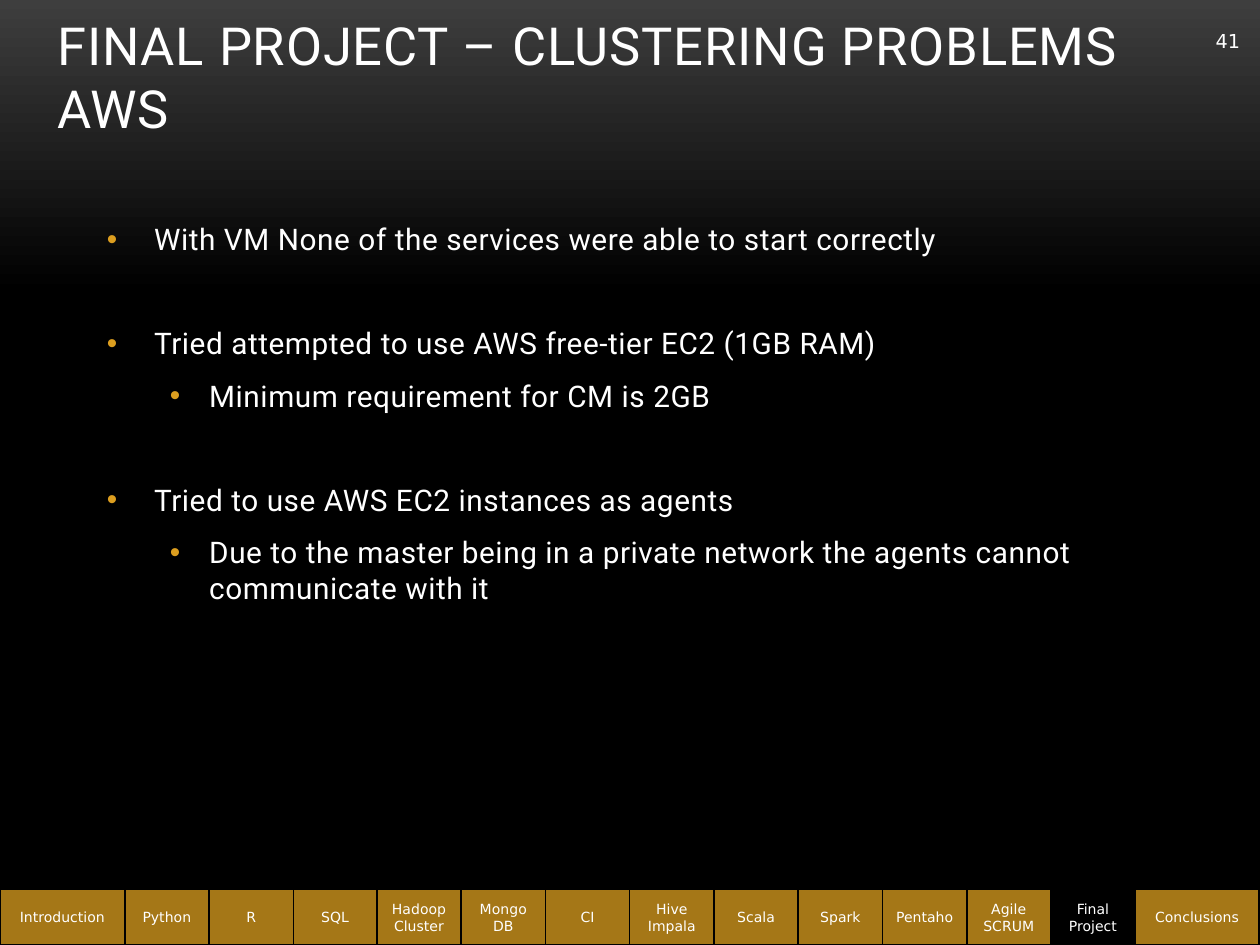
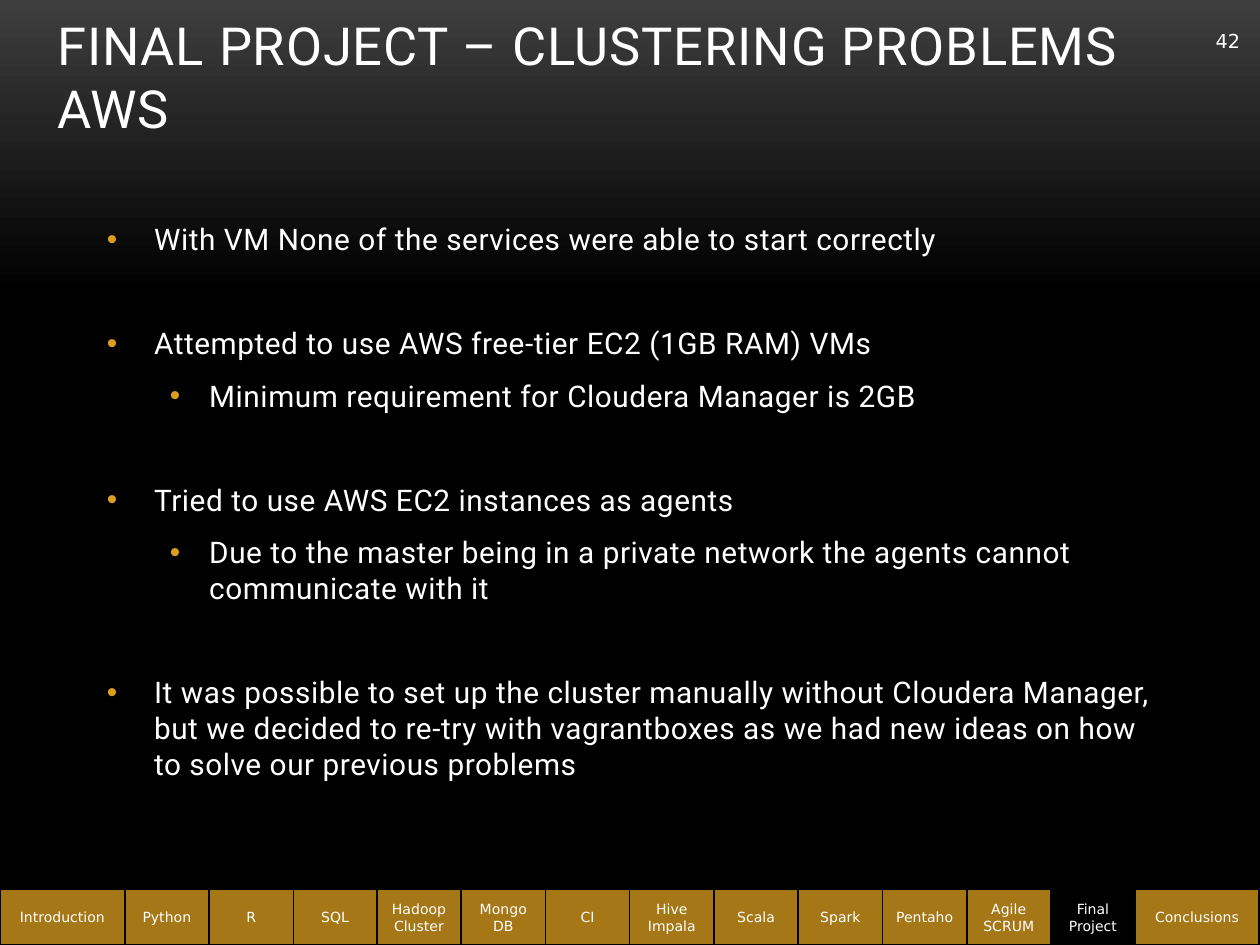
Before and after one commit to abe1ge/teletubbiesQAC, a slide deck: slide 42 of FinalPresentation.pptx (slide 41 before the commit). Drawn at 1260x945 pixels with LibreOffice and Linux fonts; fonts in the diff are those of the drawing; background and template pictures are left out. Boxes give left, top, right and bottom in pixels: in the first picture for what was removed or moved away, otherwise in the second. Text is boxed around its words. In the diff, an @@ line names an element or a change of style, - is before the commit and + after.

```diff
--- a/FinalPresentation.pptx
+++ b/FinalPresentation.pptx
@@ page number at box(1216, 33, 1240, 48): text changed @@
-41
+42
@@ text at box(154, 330, 916, 414): text changed @@
-• Tried attempted to use AWS free-tier EC2 (1GB RAM)
-  • Minimum requirement for CM is 2GB
+• Attempted to use AWS free-tier EC2 (1GB RAM) VMs
+  • Minimum requirement for Cloudera Manager is 2GB
@@ text at box(154, 680, 1148, 781): paragraph added @@
+• It was possible to set up the cluster manually without Cloudera Manager, but we decided to re-try with vagrantboxes as we had new ideas on how to solve our previous problems
```
Also in this commit, not shown: 18 other slides changed, 1 slide removed.
